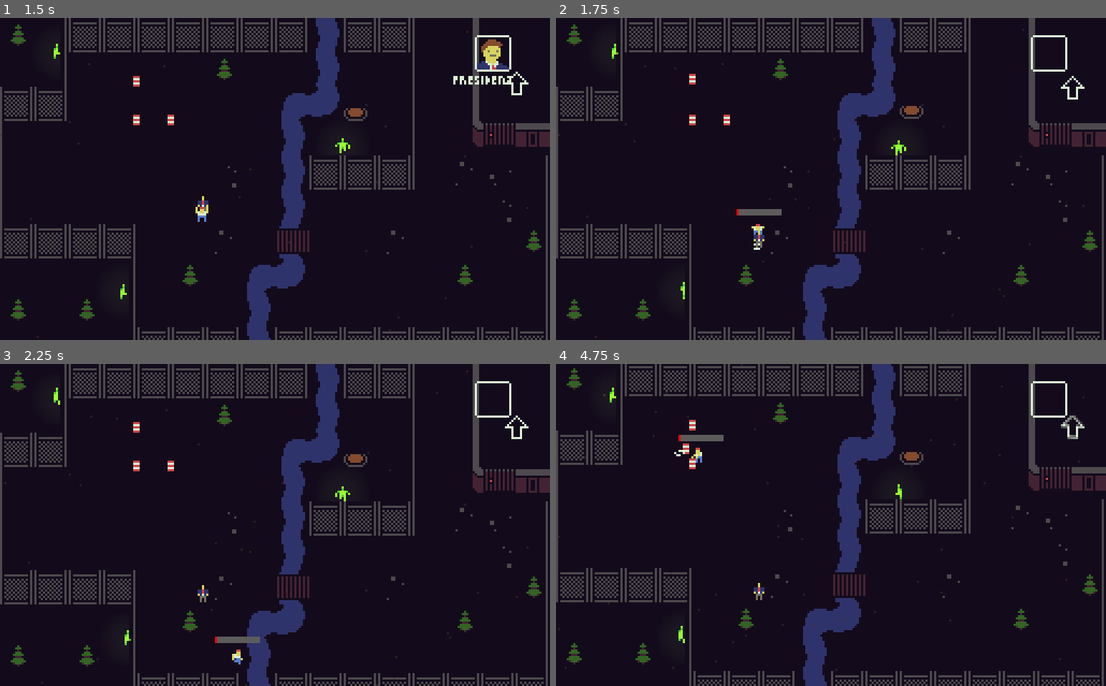
Above: before the commit, frames 1-4 (two rows, left to right).
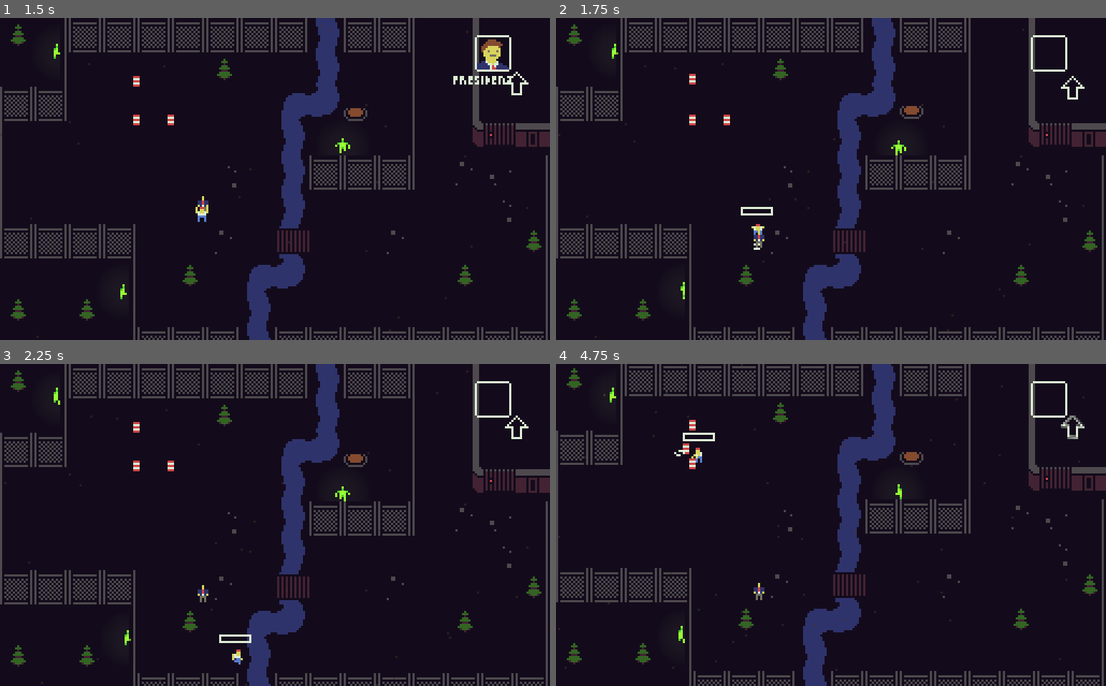
Above: after the commit, the same moments.

Repository: ElkkuTheBaws/ldjam46
Game: Godot game, scene res://Levels/Level1.tscn
Two runs of this game, one before a commit and one after it. Both use one fixed random seed, a clock stepped at 60 frames per second and the inputs below. This scene is started directly instead of the project's main scene.
Inputs:
- Up to frame 1 (1.5 s): tap Enter (ui_accept) at 0.5, 0.77 s; hold Right (ui_right) 0.53-1.28 s; hold Down (ui_down) from 1.28 s (still down)
- Up to frame 2 (1.75 s): keep holding Down (ui_down); tap Enter (ui_accept) at 1.52 s
- Up to frame 3 (2.25 s): release Down (ui_down) at 2.03 s; hold Right (ui_right) from 2.03 s (still down)
- Up to frame 4 (4.75 s): release Right (ui_right) at 2.78 s; hold Up (ui_up) 2.78-3.53 s; tap Enter (ui_accept) at 3.02, 3.77, 4.52 s; hold Left (ui_left) from 3.53 s (still down)

Frame 1 is identical in both runs. In frame 2, 0.2% of the frame differs, in the area x 32-42%, y 58-62%; in frame 3, 0.2%; in frame 4, 0.2%.
Error before the commit: Bug, call error: #1564644064 (res://UI/DialogBox.gd:60)
Error after the commit: Bug, call error: #1564644816 (res://UI/DialogBox.gd:60)

Commit message:
Player  bar

Diff:
--- a/Player.tscn
+++ b/Player.tscn
@@ -19,10 +19,21 @@
 radius = 8.08777
 
 [sub_resource type="StyleBoxFlat" id=3]
-bg_color = Color( 0.988235, 0, 0, 1 )
-
-[sub_resource type="StyleBoxFlat" id=4]
-bg_color = Color( 0.364706, 0.364706, 0.364706, 1 )
+bg_color = Color( 0.815686, 0.27451, 0.282353, 1 )
+border_width_left = 1
+border_width_top = 1
+border_width_right = 1
+border_width_bottom = 1
+border_color = Color( 0.870588, 0.933333, 0.839216, 0 )
+corner_detail = 4
+
+[sub_resource type="StyleBoxFlat" id=61]
+bg_color = Color( 0.6, 0.6, 0.6, 0 )
+border_width_left = 1
+border_width_top = 1
+border_width_right = 1
+border_width_bottom = 1
+border_color = Color( 0.870588, 0.933333, 0.839216, 1 )
 
 [sub_resource type="Animation" id=5]
 resource_name = "Idle_Down"
@@ -609,12 +620,12 @@
 [node name="Position2D" type="Position2D" parent="."]
 
 [node name="ProgressBar" type="ProgressBar" parent="."]
-margin_left = -10.2566
-margin_top = -9.0
-margin_right = 10.7434
-margin_bottom = -6.0
+margin_left = -7.57341
+margin_top = -9.94009
+margin_right = 7.42659
+margin_bottom = -5.94009
 custom_styles/fg = SubResource( 3 )
-custom_styles/bg = SubResource( 4 )
+custom_styles/bg = SubResource( 61 )
 min_value = 10.0
 max_value = 75.0
 value = 10.0
Not shown: 1 places in Player.tscn that only renumber resources
Not shown, added: Textures/UI/dialogue images/dialogue box.png.import
Not shown, added: Textures/UI/dialogue images/president.png.import
Not shown, added: Textures/UI/dialogue images/taxpayer.png.import
